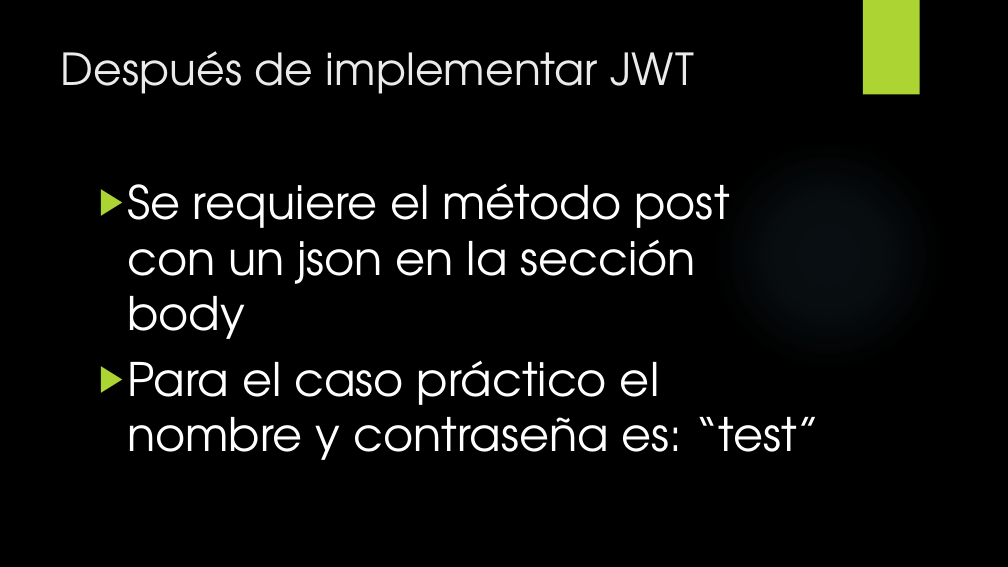
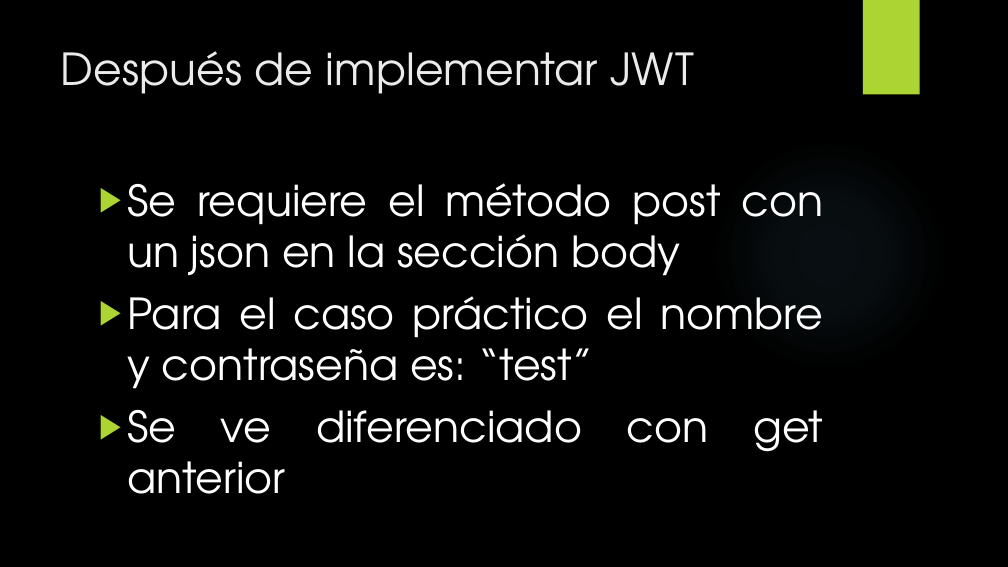
Before and after one commit to JuandresPUCE/Api_python_SQLite, a slide deck: slide 12 of Python-JWT.pptx (slide 10 before the commit). Drawn at 1008x567 pixels with LibreOffice and Linux fonts; fonts in the diff are those of the drawing; background and template pictures are left out. Boxes give left, top, right and bottom in pixels: in the first picture for what was removed or moved away, otherwise in the second. Text is boxed around its words. In the diff, an @@ line names an element or a change of style, - is before the commit and + after.

```diff
--- a/Python-JWT.pptx
+++ b/Python-JWT.pptx
@@ text at (127, 183, 824, 389): size 44 to 40.7 pt in "Se requiere el método post con un ...", "Para el caso práctico el nombre y ..."; alignment left to justified @@
@@ text at (127, 410, 823, 494): paragraph added @@
+▶ Se ve diferenciado con get anterior
```
Also in this commit, not shown: 10 other slides changed, 4 slides added.
